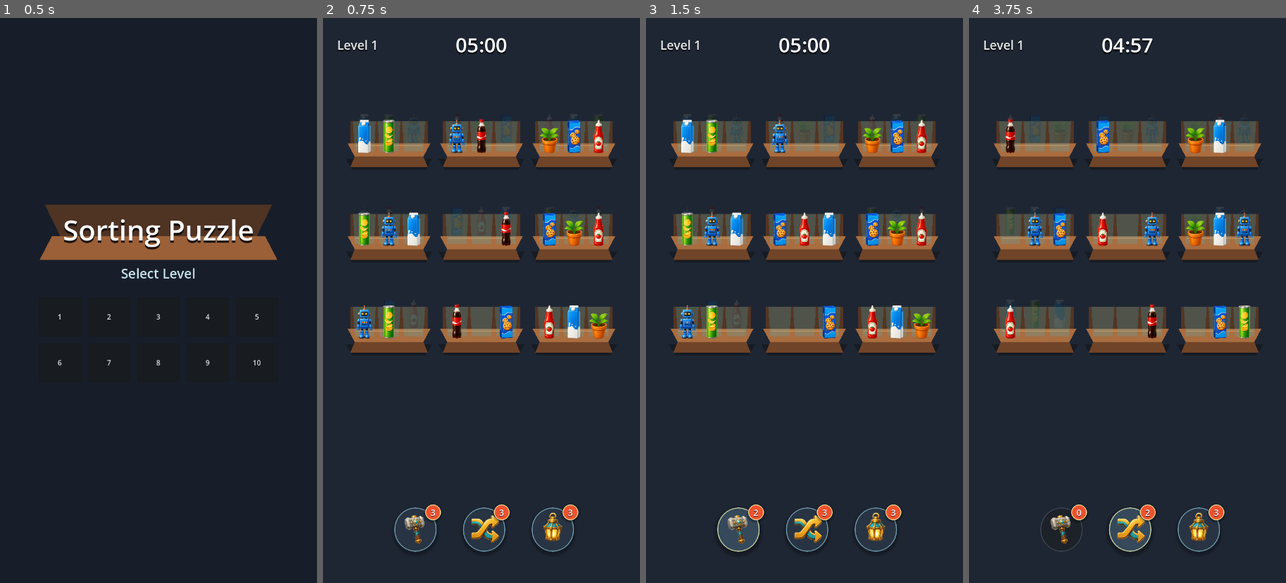
Above: before the commit, frames 1-4 (left to right).
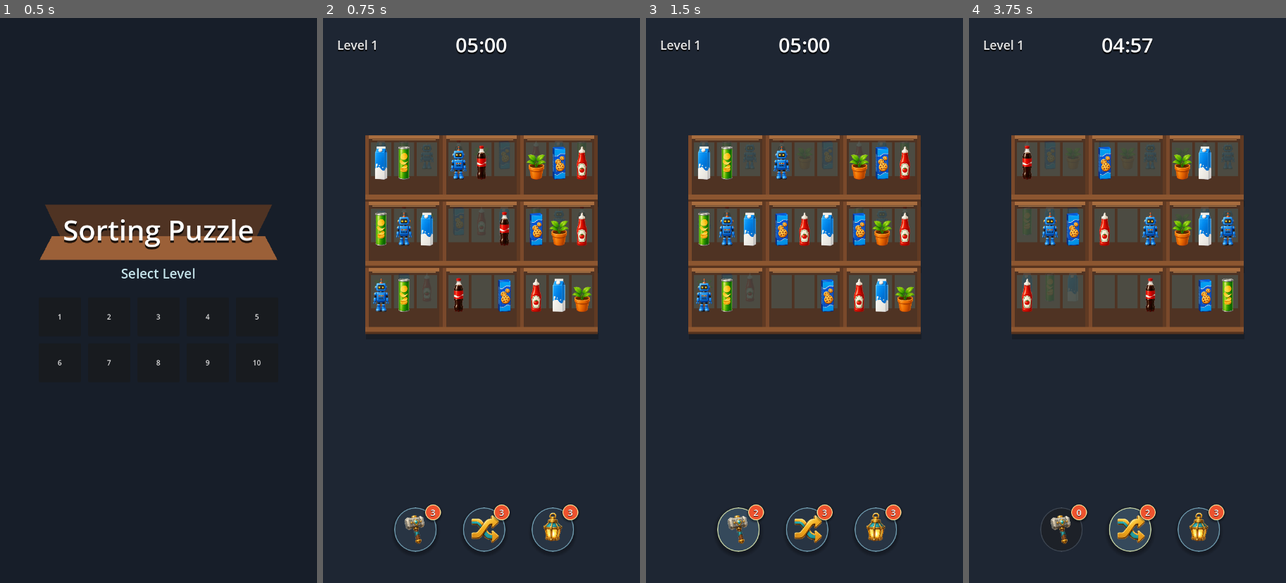
Above: after the commit, the same moments.

Repository: vladeque/sorting-puzzle
Game: Godot game, scene res://scenes/main_menu.tscn
Two runs of this game, one before a commit and one after it. Both use one fixed random seed, a clock stepped at 60 frames per second and the inputs below.
Inputs:
- Up to frame 1 (0.5 s): no input
- Up to frame 2 (0.75 s): click "1" at 0.5 s
- Up to frame 3 (1.5 s): click "3" at 1.25 s
- Up to frame 4 (3.75 s): click "2" at 2 s; click "1" at 2.75 s; click "3" at 3.5 s

Frame 1 is identical in both runs. In frame 2, 30% of the frame differs, in the area x 7-93%, y 17-60%; in frame 3, 30%; in frame 4, 30%.

Commit message:
Pack shelves as shared cells

Diff:
--- a/scripts/level.gd
+++ b/scripts/level.gd
@@ -2,7 +2,14 @@
 
 const SLOT_ITEM_POSITION := Vector2(0, -42)
 const SLOT_COUNT := 3
-const SLOT_POSITIONS := [Vector2(-56, 0), Vector2(0, 0), Vector2(56, 0)]
+const SLOT_POSITIONS := [Vector2(-52, 0), Vector2(0, 0), Vector2(52, 0)]
+const SHELF_CELL_LEFT := -88.0
+const SHELF_CELL_RIGHT := 88.0
+const SHELF_CELL_TOP := -104.0
+const SHELF_CELL_BOTTOM := 46.0
+const SHELF_WALL_THICKNESS := 8.0
+const SHELF_FLOOR_THICKNESS := 16.0
+const SHELF_CELL_SIZE := Vector2(SHELF_CELL_RIGHT - SHELF_CELL_LEFT, SHELF_CELL_BOTTOM - SHELF_CELL_TOP)
 const BACK_LAYER_PREFIX := "ShelfLayer"
 const FIRST_BACK_LAYER_INDEX := 1
 const ABILITY_HAMMER := &"hammer"
@@ -213,7 +220,7 @@
 
 func _get_layout_positions(layout_preset: String, shelf_count: int) -> Array[Vector2]:
 	var columns := 3
-	var spacing := Vector2(210, 210)
+	var spacing := SHELF_CELL_SIZE
 
 	match layout_preset:
 		"grid_2x3":
@@ -221,9 +228,9 @@
 		"grid_3x3":
 			pass
 		"grid_3x4":
-			spacing.y = 190
+			pass
 		"grid_3x5":
-			spacing.y = 170
+			pass
 		"grid_4x3":
 			columns = 4
 		_:
@@ -249,10 +256,76 @@
 	shelf.position = shelf_position
 	parent.add_child(shelf)
 
-	_add_polygon(shelf, "Shadow", 0, Color(0.03, 0.025, 0.02, 0.34), PackedVector2Array([Vector2(-98, 9), Vector2(98, 9), Vector2(84, 34), Vector2(-84, 34)]))
-	_add_polygon(shelf, "BackPanel", 1, Color(0.33, 0.21, 0.14, 1), PackedVector2Array([Vector2(-88, -76), Vector2(88, -76), Vector2(88, -20), Vector2(-88, -20)]))
-	_add_polygon(shelf, "TopSurface", 2, Color(0.67, 0.43, 0.25, 1), PackedVector2Array([Vector2(-94, -26), Vector2(94, -26), Vector2(78, 4), Vector2(-78, 4)]))
-	_add_polygon(shelf, "FrontLip", 3, Color(0.44, 0.27, 0.16, 1), PackedVector2Array([Vector2(-78, 4), Vector2(78, 4), Vector2(88, 28), Vector2(-88, 28)]))
+	_add_rect_polygon(
+		shelf,
+		"Shadow",
+		0,
+		Color(0.03, 0.025, 0.02, 0.26),
+		SHELF_CELL_LEFT + 2.0,
+		SHELF_CELL_BOTTOM - 2.0,
+		SHELF_CELL_RIGHT + 2.0,
+		SHELF_CELL_BOTTOM + 12.0
+	)
+	_add_rect_polygon(
+		shelf,
+		"BackPanel",
+		1,
+		Color(0.31, 0.2, 0.14, 1),
+		SHELF_CELL_LEFT + SHELF_WALL_THICKNESS,
+		SHELF_CELL_TOP + SHELF_WALL_THICKNESS,
+		SHELF_CELL_RIGHT - SHELF_WALL_THICKNESS,
+		SHELF_CELL_BOTTOM - SHELF_FLOOR_THICKNESS
+	)
+	_add_rect_polygon(
+		shelf,
+		"Ceiling",
+		2,
+		Color(0.66, 0.43, 0.25, 1),
+		SHELF_CELL_LEFT,
+		SHELF_CELL_TOP,
+		SHELF_CELL_RIGHT,
+		SHELF_CELL_TOP + SHELF_WALL_THICKNESS
+	)
+	_add_rect_polygon(
+		shelf,
+		"LeftWall",
+		3,
+		Color(0.48, 0.29, 0.17, 1),
+		SHELF_CELL_LEFT,
+		SHELF_CELL_TOP,
+		SHELF_CELL_LEFT + SHELF_WALL_THICKNESS,
+		SHELF_CELL_BOTTOM
+	)
+	_add_rect_polygon(
+		shelf,
+		"RightWall",
+		3,
+		Color(0.38, 0.23, 0.14, 1),
+		SHELF_CELL_RIGHT - SHELF_WALL_THICKNESS,
+		SHELF_CELL_TOP,
+		SHELF_CELL_RIGHT,
+		SHELF_CELL_BOTTOM
+	)
+	_add_rect_polygon(
+		shelf,
+		"Floor",
+		4,
+		Color(0.55, 0.34, 0.19, 1),
+		SHELF_CELL_LEFT,
+		SHELF_CELL_BOTTOM - SHELF_FLOOR_THICKNESS,
+		SHELF_CELL_RIGHT,
+		SHELF_CELL_BOTTOM
+	)
+	_add_rect_polygon(
+		shelf,
+		"FloorLip",
+		5,
+		Color(0.34, 0.2, 0.12, 1),
+		SHELF_CELL_LEFT,
+		SHELF_CELL_BOTTOM - 5.0,
+		SHELF_CELL_RIGHT,
+		SHELF_CELL_BOTTOM
+	)
 	_add_highlight(shelf)
 
 	for slot_index in range(SLOT_COUNT):
@@ -270,11 +343,32 @@
 	parent.add_child(polygon)
 
 
+func _add_rect_polygon(
+	parent: Node,
+	node_name: String,
+	z_index: int,
+	color: Color,
+	left: float,
+	top: float,
+	right: float,
+	bottom: float
+) -> void:
+	_add_polygon(parent, node_name, z_index, color, PackedVector2Array([
+		Vector2(left, top),
+		Vector2(right, top),
+		Vector2(right, bottom),
+		Vector2(left, bottom),
+	]))
+
+
 func _add_highlight(parent: Node) -> void:
 	var highlight := Line2D.new()
 	highlight.name = "Highlight"
 	highlight.z_index = 4
-	highlight.points = PackedVector2Array([Vector2(-76, -21), Vector2(76, -21)])
+	highlight.points = PackedVector2Array([
+		Vector2(SHELF_CELL_LEFT + SHELF_WALL_THICKNESS + 8.0, SHELF_CELL_TOP + SHELF_WALL_THICKNESS + 2.0),
+		Vector2(SHELF_CELL_RIGHT - SHELF_WALL_THICKNESS - 8.0, SHELF_CELL_TOP + SHELF_WALL_THICKNESS + 2.0),
+	])
 	highlight.width = 2.0
 	highlight.default_color = Color(0.86, 0.61, 0.36, 0.72)
 	parent.add_child(highlight)
@@ -287,7 +381,7 @@
 	slot.position = SLOT_POSITIONS[slot_index]
 	shelf.add_child(slot)
 
-	_add_polygon(slot, "SlotGuide", 5, Color(0.25, 0.74, 0.82, 0.22), PackedVector2Array([Vector2(-26, -76), Vector2(26, -76), Vector2(22, -8), Vector2(-22, -8)]))
+	_add_polygon(slot, "SlotGuide", 5, Color(0.25, 0.74, 0.82, 0.18), PackedVector2Array([Vector2(-23, -88), Vector2(23, -88), Vector2(23, -12), Vector2(-23, -12)]))
 
 	var marker := Marker2D.new()
 	marker.name = "ItemSlot%02d" % slot_number
Not shown, changed: docs/CONFIGS.md
Not shown, changed: docs/PROJECT_MAP.md
Not shown, changed: docs/SCENES.md
Not shown, changed: docs/SCRIPTS.md
